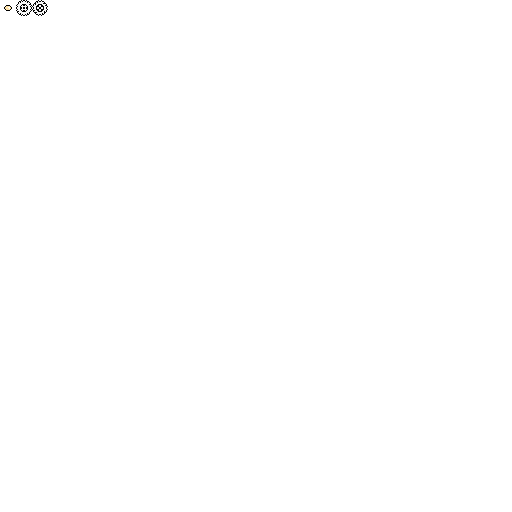
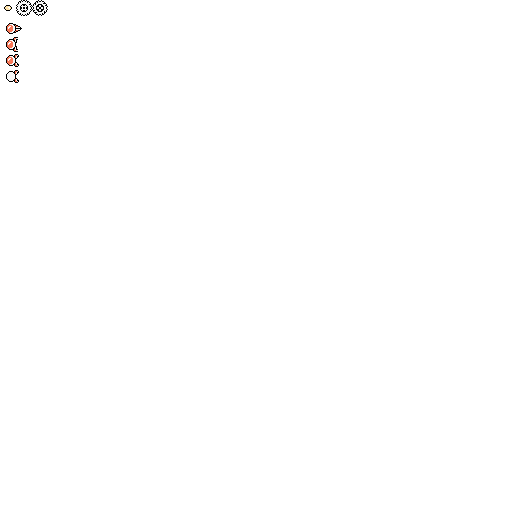
The second w=512, h=512 image is a revision of the first. Changes to its layers:
added layer "Layer 1" above "Layer 2" over [6, 37, 18, 52]
added layer "Layer 2" above "Layer 3" over [6, 54, 19, 67]
added layer "Layer 3" above "Crash Bomb" over [6, 70, 19, 83]
added layer "Crash Bomb" above "Metal Blades" over [6, 23, 22, 34]
